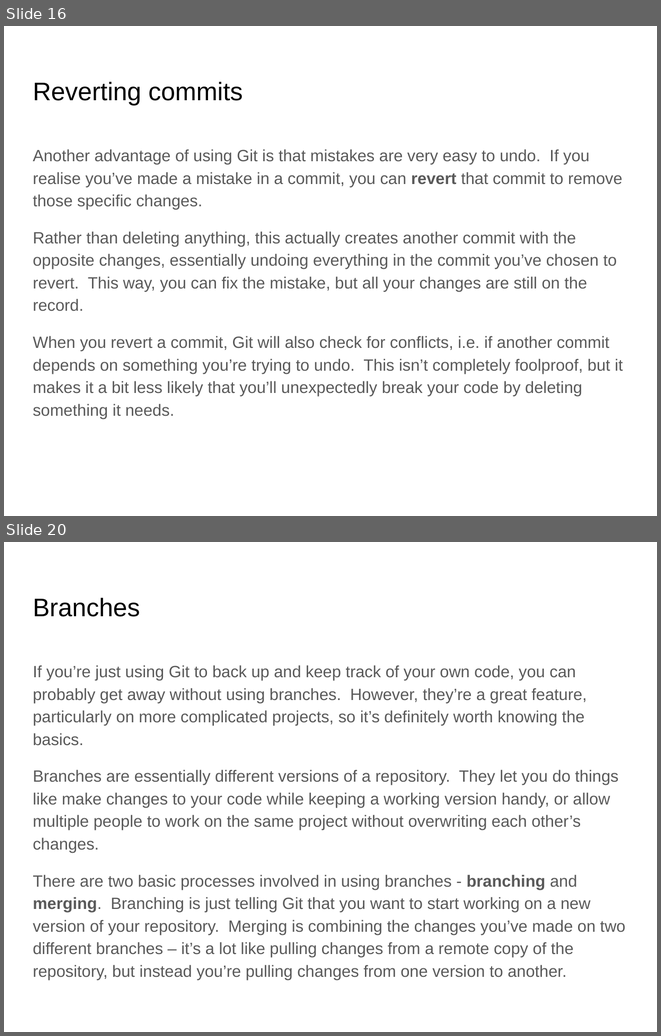
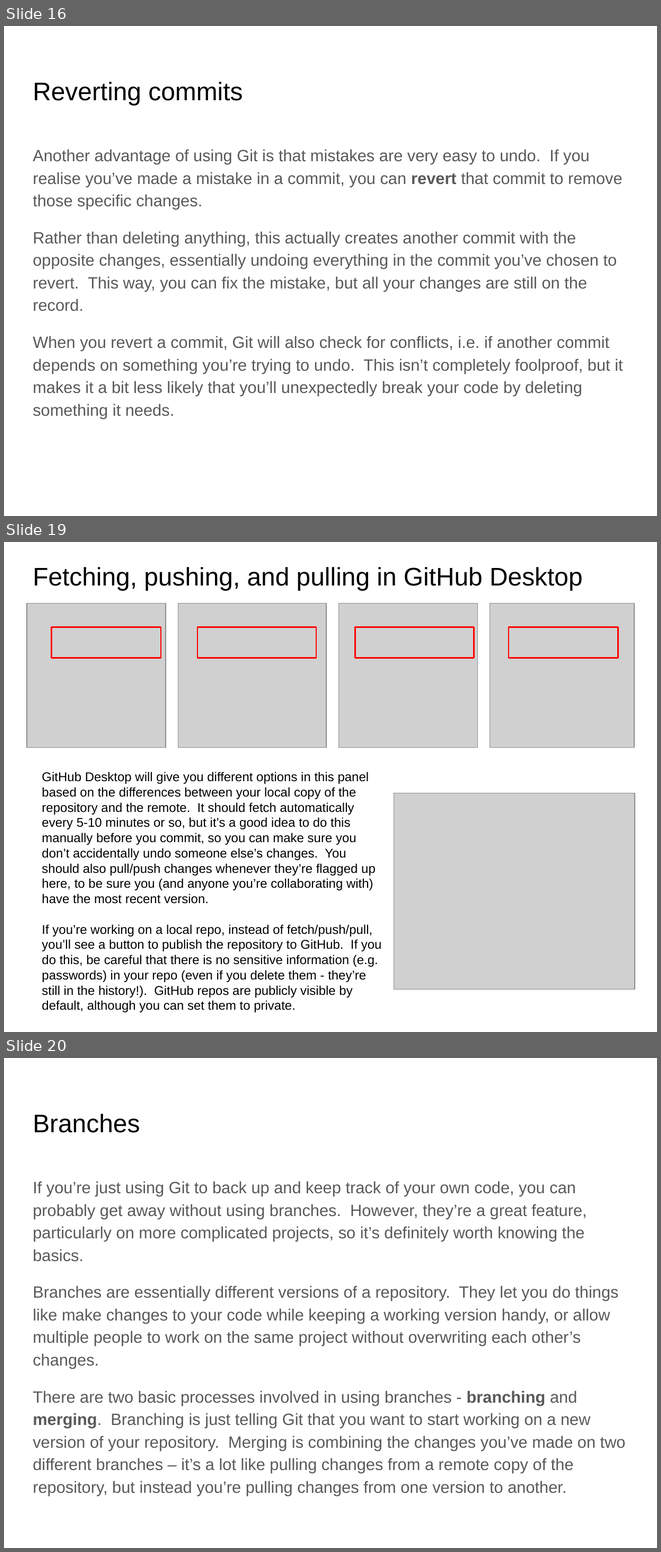
Before and after one commit to flyconnectome/coding-club, a slide deck: Git and GitHub.pptx. Shown one above the other, each under a label of ours: slides 16 and 20 before the commit, slides 16, 19 and 20 after it; the slides between them are not shown. The pictures are 661x1036 and 661x1552 pixels, drawn with LibreOffice and Linux fonts; fonts in the diff are those of the drawing; grey boxes stand for pictures. Boxes give left, top, right and bottom in pixels: in the first picture for what was removed or moved away, otherwise in the second. Text is boxed around its words. In the diff, an @@ line names an element or a change of style, - is before the commit and + after.

```diff
--- a/Git and GitHub.pptx
+++ b/Git and GitHub.pptx
@@ slide 19 added at (4,542,657,1032), background #FFFFFF @@
@@ title added at (33,567,583,591), 28 pt, text #000000 @@
+Fetching, pushing, and pulling in GitHub Desktop
@@ picture added at (27,603,166,748) @@
@@ picture added at (178,603,326,748) @@
@@ picture added at (338,603,477,748) @@
@@ picture added at (490,603,634,748) @@
@@ rectangle added at (52,627,161,658), outline #FF0000 1.5 pt @@
@@ rectangle added at (197,627,316,658), outline #FF0000 1.5 pt @@
@@ rectangle added at (355,627,474,658), outline #FF0000 1.5 pt @@
@@ rectangle added at (509,627,618,658), outline #FF0000 1.5 pt @@
@@ text added at (42,771,382,1012), 14 pt, text #000000 @@
+GitHub Desktop will give you different options in this panel based on the differences between your local copy of the repository and the remote. It should fetch automatically every 5-10 minutes or so, but it’s a good idea to do this manually before you commit, so you can make sure you don’t accidentally undo someone else’s changes. You should also pull/push changes whenever they’re flagged up here, to be sure you (and anyone you’re collaborating with) have the most recent version.
+If you’re working on a local repo, instead of fetch/push/pull, you’ll see a button to publish the repository to GitHub. If you do this, be careful that there is no sensitive information (e.g. passwords) in your repo (even if you delete them - they’re still in the history!). GitHub repos are publicly visible by default, although you can set them to private.
@@ picture added at (394,793,635,989) @@
```
Also in this commit, not shown: 9 slides changed, 5 other slides added, 4 slides removed.
